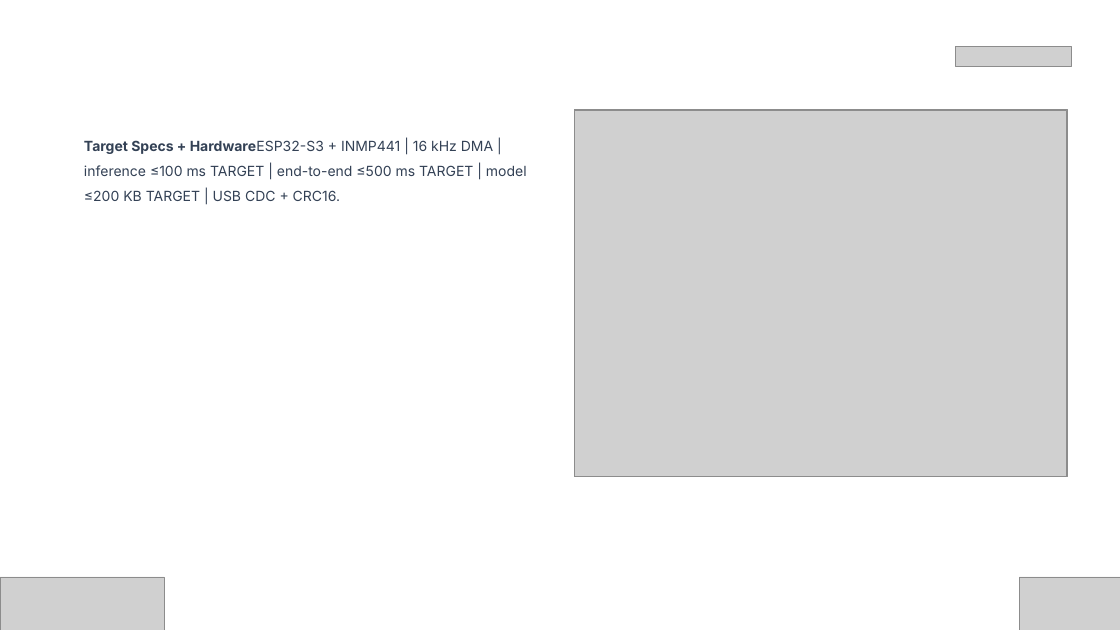
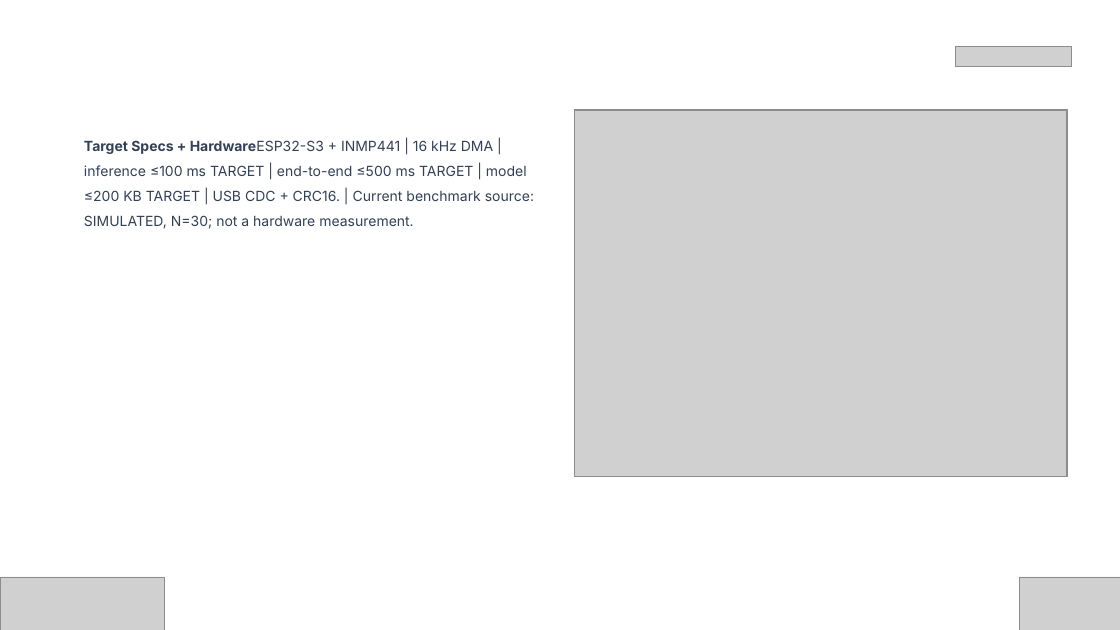
Before and after one commit to codeprabhu/VaaniCore, a slide deck: slide 7 of deck/out/Vishwakarma_Stage2_VaaniCore.pptx. Drawn at 1120x630 pixels with LibreOffice and Linux fonts; fonts in the diff are those of the drawing; grey boxes stand for pictures; background and template pictures are left out. Boxes give left, top, right and bottom in pixels: in the first picture for what was removed or moved away, otherwise in the second. Text is boxed around its words. In the diff, an @@ line names an element or a change of style, - is before the commit and + after.

Commit message:
feat: propagate benchmark provenance into deck draft

```diff
--- a/deck/out/Vishwakarma_Stage2_VaaniCore.pptx
+++ b/deck/out/Vishwakarma_Stage2_VaaniCore.pptx
@@ text at [84, 140, 534, 229]: text changed @@
-Target Specs + HardwareESP32-S3 + INMP441 | 16 kHz DMA | inference ≤100 ms TARGET | end-to-end ≤500 ms TARGET | model ≤200 KB TARGET | USB CDC + CRC16.
+Target Specs + HardwareESP32-S3 + INMP441 | 16 kHz DMA | inference ≤100 ms TARGET | end-to-end ≤500 ms TARGET | model ≤200 KB TARGET | USB CDC + CRC16. | Current benchmark source: SIMULATED, N=30; not a hardware measurement.
```
Also in this commit, not shown: 4 other files.
